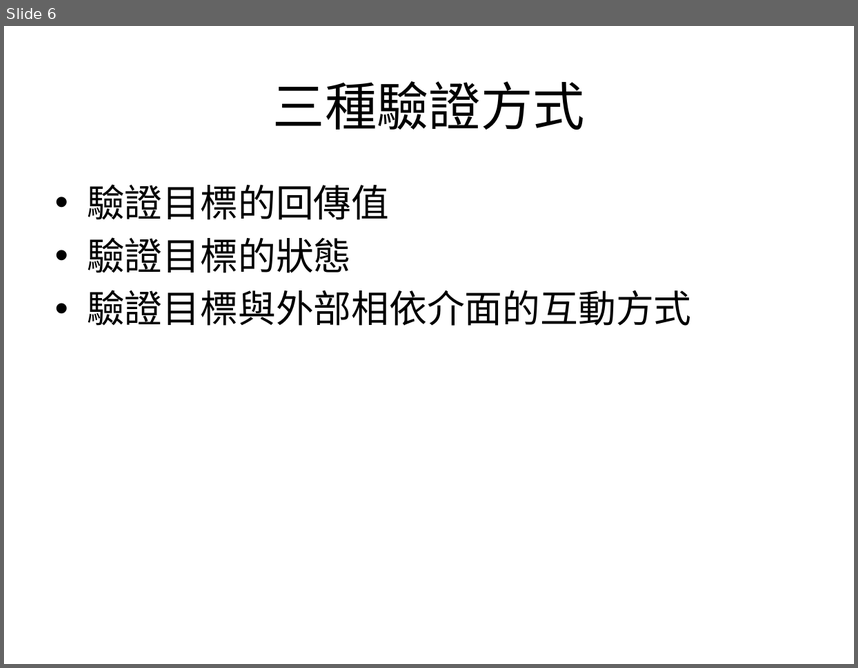
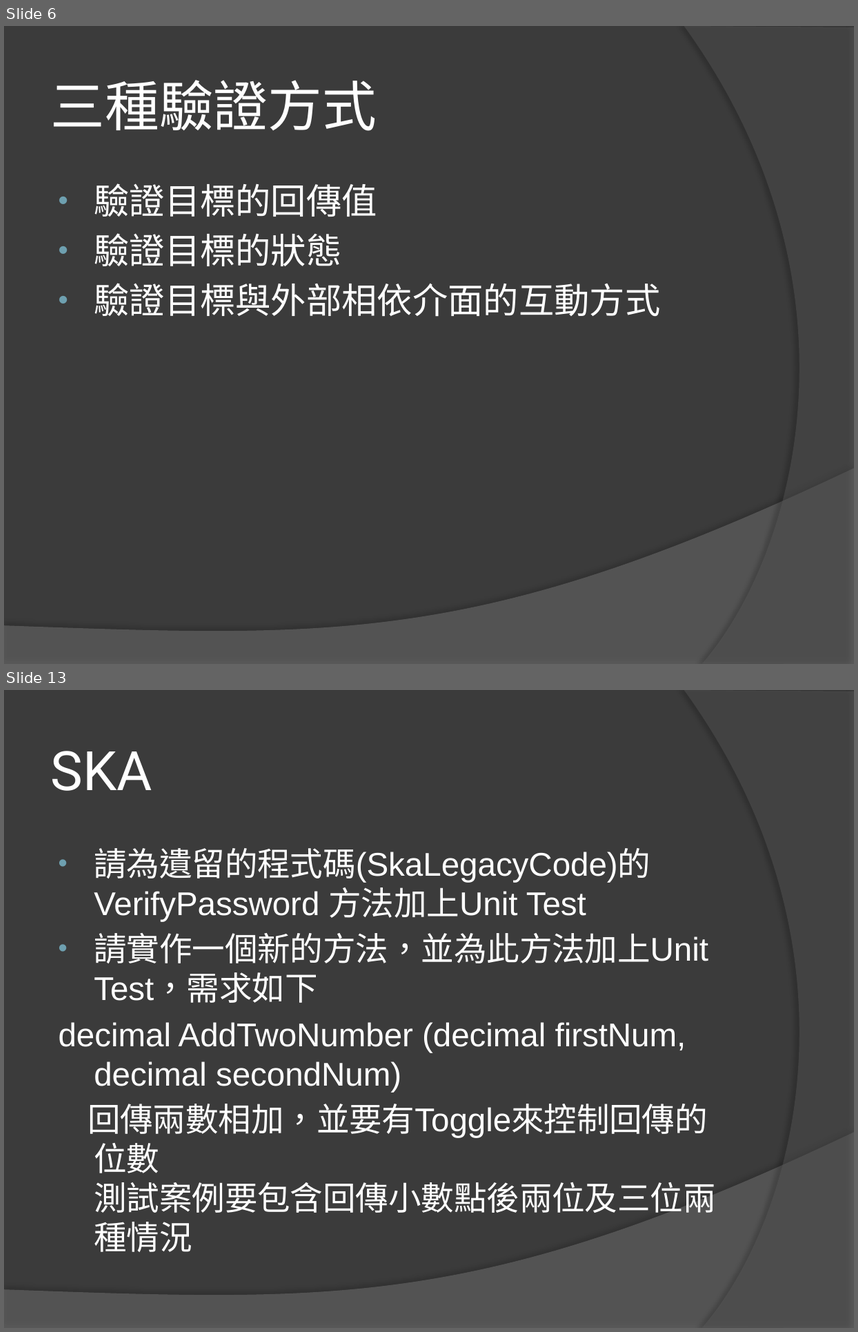
Before and after one commit to lintingwei/UnitTestBasic, a slide deck: Unit Test Basic.pptx. Shown one above the other, each under a label of ours: slide 6 before the commit, slides 6 and 13 after it; the slides between them are not shown. The pictures are 858x668 and 858x1332 pixels, drawn with LibreOffice and Linux fonts; fonts in the diff are those of the drawing. Boxes give left, top, right and bottom in pixels: in the first picture for what was removed or moved away, otherwise in the second. Text is boxed around its words. In the diff, an @@ line names an element or a change of style, - is before the commit and + after.

```diff
--- a/Unit Test Basic.pptx
+++ b/Unit Test Basic.pptx
@@ slide 13 added at bbox=[4, 690, 854, 1328], background #3B3B3B; not listed: 2 template elements that a slide beside it also shows @@
@@ title added at bbox=[51, 751, 152, 791], 46 pt, text #FFFFFF @@
+SKA
@@ text added at bbox=[59, 848, 715, 1252], 27.8 pt, text #FFFFFF @@
+• 請為遺留的程式碼(SkaLegacyCode)的VerifyPassword 方法加上Unit Test
+• 請實作一個新的方法，並為此方法加上Unit Test，需求如下
+decimal AddTwoNumber (decimal firstNum, decimal secondNum)
+回傳兩數相加，並要有Toggle來控制回傳的位數
+測試案例要包含回傳小數點後兩位及三位兩種情況
@@ slide 6 changed as well @@
@@ background #FFFFFF to #3B3B3B @@
@@ freeform shape added at bbox=[684, 26, 854, 664], fill #5E5E5E at 40% opacity @@
@@ title "三種驗證方式" at bbox=[51, 80, 377, 131]: size 44 to 46 pt, font Calibri to Roboto, text colour #000000 to #FFFFFF; alignment centre to left @@
@@ text "驗證目標的回傳值" at bbox=[94, 183, 660, 316]: size 32 to 30 pt, font Calibri to Arial, text colour #000000 to #FFFFFF; indent changed @@
@@ freeform shape added at bbox=[4, 468, 854, 664], fill #7F7F7F at 45% opacity @@
```
Also in this commit, not shown: 5 other slides changed, 6 other slides added.
